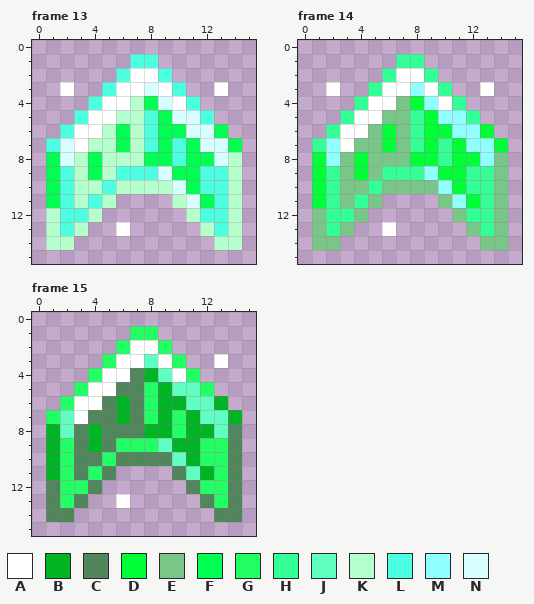
File history of a pixel-art file, assets/animations/goldtozincfin.ase. Above: the version before the commit.
16x16 pixels, 16 frames. Shown: frame 13, frame 14, frame 15. The commit also changed other frames, which this record leaves out.
Palette (. is transparent): A #ffffff  B #00b524  C #51855b  D #00ff36  E #79c788  F #00ff51  G #22ff64  H #33ff96  J #60ffc1  K #b5ffcc  L #4cffe1  M #90ffff  N #d8ffff
After:
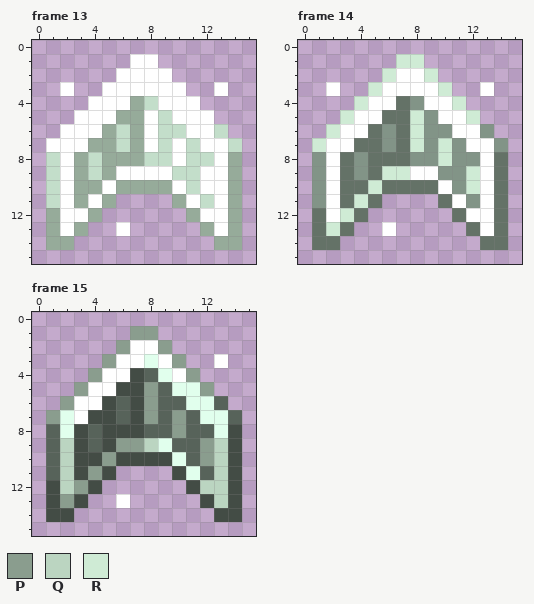
Colours new in this view: P #8a9d8e  Q #bbd5c1  R #cfebd5
The edit:
@@ palette @@
-B #00b524
+B #57635a
-C #51855b
+C #434c45
-D #00ff36
+D #829487
-E #79c788
+E #647267
-F #00ff51
+F #c3deca
-J #60ffc1
+J #e1ffed
-K #b5ffcc
+K #96ab9a
--- frame 13
@@ x 0..15 @@
  0 ................
- 1 .......LL.......
- 2 ......LAAL......
- 3 ..A..LAANAL..A..
- 4 ....LAAKFNAL....
- 5 ...LAAKKLFNNL...
- 6 ..LAAKFKLFFNNF..
- 7 .LNAKKFKLFLFNNF.
- 8 .FNKFKKKFFLFFNK.
- 9 .FLKFKLLLNFFLLK.
-10 .FLKKLKKKKNFLLK.
-11 .FLKLK....KNFLK.
-12 .KLLK......KLLK.
-13 .KLK..A.....KLK.
+ 1 .......AA.......
+ 2 ......AAAA......
+ 3 ..A..AAAAAA..A..
+ 4 ....AAAKFAAA....
+ 5 ...AAAKKAFAAA...
+ 6 ..AAAKFKAFFAAF..
+ 7 .AAAKKFKAFAFAAF.
+ 8 .FAKFKKKFFAFFAK.
+ 9 .FAKFKAAAAFFAAK.
+10 .FAKKAKKKKAFAAK.
+11 .FAKAK....KAFAK.
+12 .KAAK......KAAK.
+13 .KAK..A.....KAK.
 14 .KK..........KK.
--- frame 14
@@ x 0..15 @@
  0 ................
- 1 .......HH.......
- 2 ......HAAH......
- 3 ..A..HAAMAH..A..
- 4 ....HAAEDMAH....
- 5 ...HAAEEHDMMH...
- 6 ..HAAEDEHDDMMD..
- 7 .HMAEEDEHDHDMMD.
- 8 .DMEDEEEDDHDDME.
- 9 .DHEDEHHHMDDHHE.
-10 .DHEEHEEEEMDHHE.
-11 .DHEHE....EMDHE.
-12 .EHHE......EHHE.
-13 .EHE..A.....EHE.
+ 1 .......RR.......
+ 2 ......RAAR......
+ 3 ..A..RAAAAR..A..
+ 4 ....RAAEDAAR....
+ 5 ...RAAEERDAAR...
+ 6 ..RAAEDERDDAAD..
+ 7 .RAAEEDERDRDAAD.
+ 8 .DAEDEEEDDRDDAE.
+ 9 .DAEDERRAADDRAE.
+10 .DAEEREEEEADRAE.
+11 .DAERE....EADAE.
+12 .EARE......EAAE.
+13 .ERE..A.....EAE.
 14 .EE..........EE.
--- frame 15
@@ x 0..15 @@
  0 ................
- 1 .......GG.......
- 2 ......GAAG......
- 3 .....GAAJAG..A..
- 4 ....GAACBJAG....
- 5 ...GAACCGBJJG...
- 6 ..GAACBCGBBJJB..
- 7 .GJACCBCGBGBJJB.
- 8 .BJCBCCCBBGBBJC.
- 9 .BGCBCGGGJBBGGC.
-10 .BGCCGCCCCJBGGC.
-11 .BGCGC....CJBGC.
-12 .CGGC......CGGC.
-13 .CGC..A.....CGC.
+ 1 .......PP.......
+ 2 ......PAAP......
+ 3 .....PAAJAP..A..
+ 4 ....PAACBJAP....
+ 5 ...PAACCPBJJP...
+ 6 ..PAACBCPBBJJB..
+ 7 .PJACCBCPBPBJJB.
+ 8 .BJCBCCCBBPBBJC.
+ 9 .BQCBCPPQJBBPQC.
+10 .BQCCPCCCCJBPQC.
+11 .BQCPC....CJBQC.
+12 .CQPC......CQQC.
+13 .CPC..A.....CQC.
 14 .CC..........CC.
